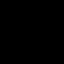
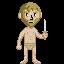
Layer changes from the first w=64, h=64 image to the second:
added layer "Layer 8" above "Bronze Sword" over (x1=16, y1=2, x2=48, y2=64)
added layer "Alien Dagger" above "Coffee Cup" over (x1=42, y1=19, x2=48, y2=40)
